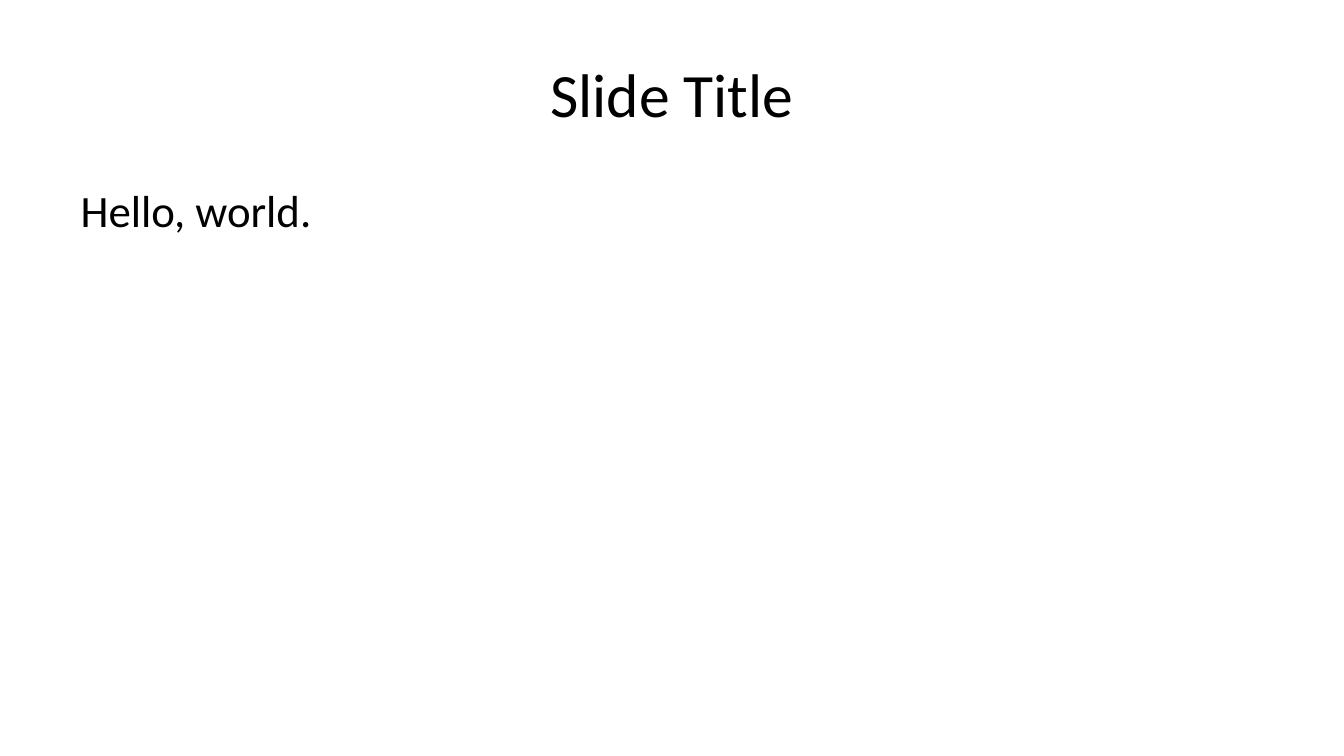
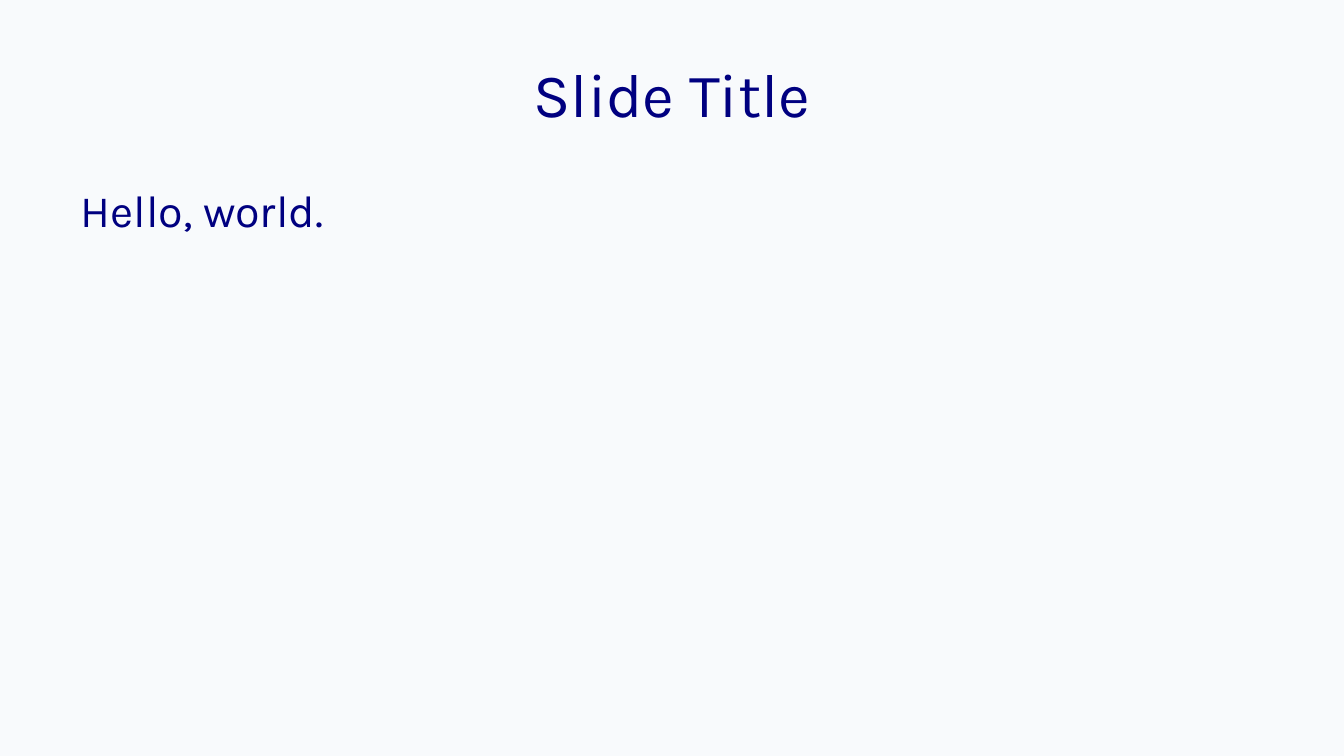
Before and after one commit to bentoavb/SpecCompiler, a slide deck: slide 2 of models/presentation/styles/default/reference.pptx. Drawn at 1344x756 pixels with LibreOffice and Linux fonts; fonts in the diff are those of the drawing. Boxes give left, top, right and bottom in pixels: in the first picture for what was removed or moved away, otherwise in the second. Text is boxed around its words. In the diff, an @@ line names an element or a change of style, - is before the commit and + after.

Commit message:
feat(pptx): add reference theme styling tool

```diff
--- a/models/presentation/styles/default/reference.pptx
+++ b/models/presentation/styles/default/reference.pptx
@@ background #FFFFFF to #F8FAFC @@
@@ title "Slide Title" at <box>534,74,810,118</box>: font Calibri to Karla, text colour #000000 to #000080 @@
@@ text "Hello, world." at <box>81,196,323,232</box>: font Calibri to Karla, text colour #000000 to #000080 @@
```
Also in this commit, not shown: 3 other slides changed, 2 other files.
